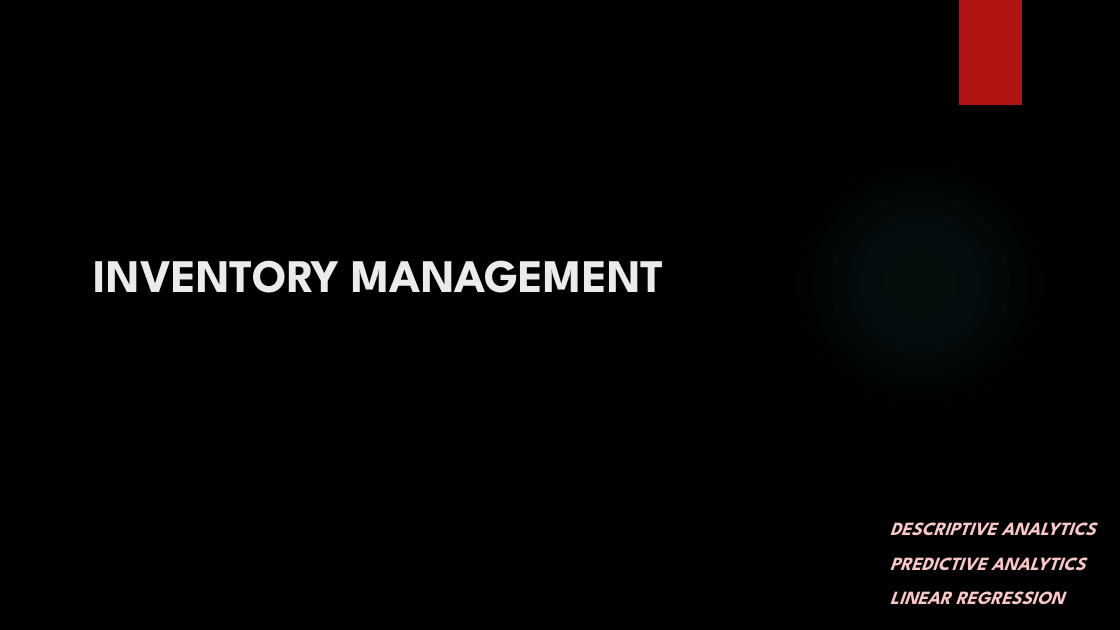
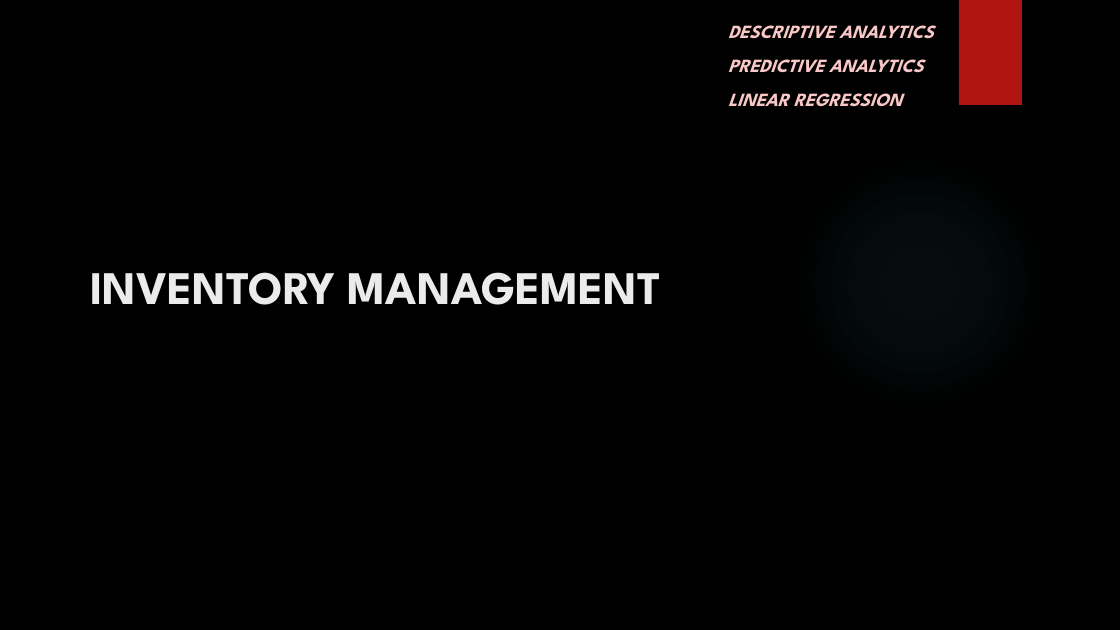
Before and after one commit to madhuhasa/digital-alpha, a slide deck: slide 32 of project/DIGITAL MARKETING.pptx (slide 30 before the commit). Drawn at 1120x630 pixels with LibreOffice and Linux fonts; fonts in the diff are those of the drawing; background and template pictures are left out. Boxes give left, top, right and bottom in pixels: in the first picture for what was removed or moved away, otherwise in the second. Text is boxed around its words. In the diff, an @@ line names an element or a change of style, - is before the commit and + after.

```diff
--- a/project/DIGITAL MARKETING.pptx
+++ b/project/DIGITAL MARKETING.pptx
@@ text "DESCRIPTIVE ANALYTICS": place and size @@
-text "DESCRIPTIVE ANALYTICS" at (890, 522, 1095, 605)
+text "DESCRIPTIVE ANALYTICS" at (728, 25, 933, 107)
@@ title "INVENTORY MANAGEMENT": place and size @@
-title "INVENTORY MANAGEMENT" at (94, 260, 664, 293)
+title "INVENTORY MANAGEMENT" at (90, 272, 661, 305)
```
Also in this commit, not shown: 21 other slides changed, 5 slides added, 3 slides removed.
